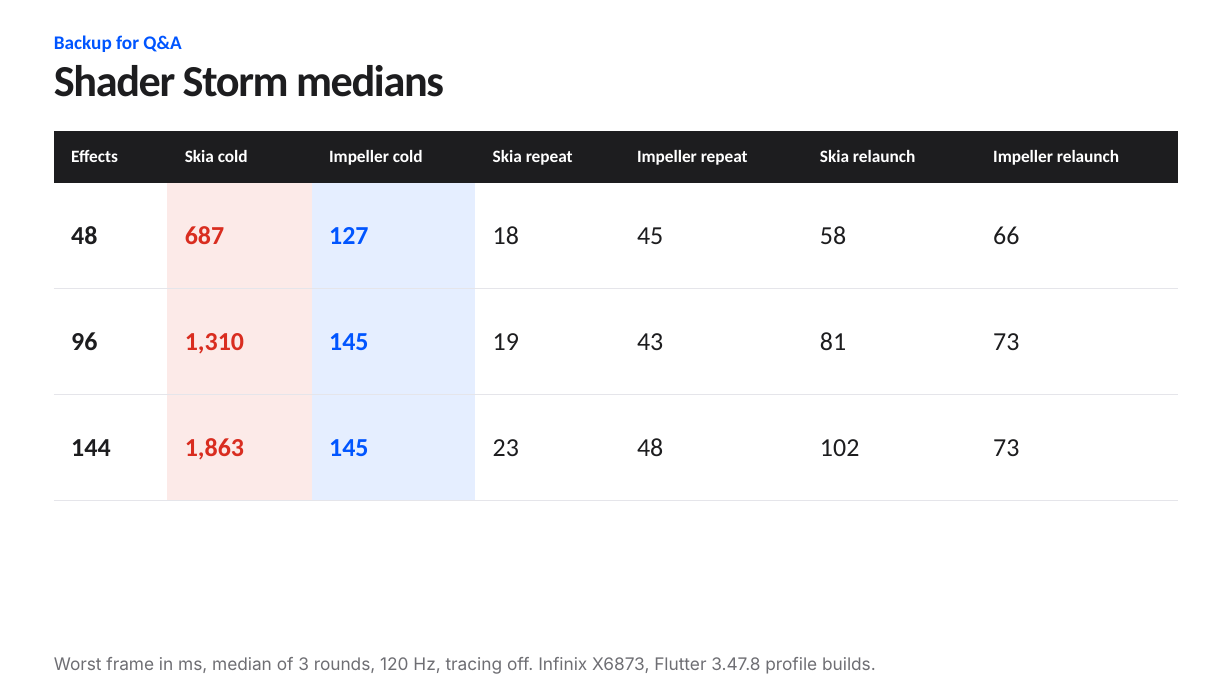
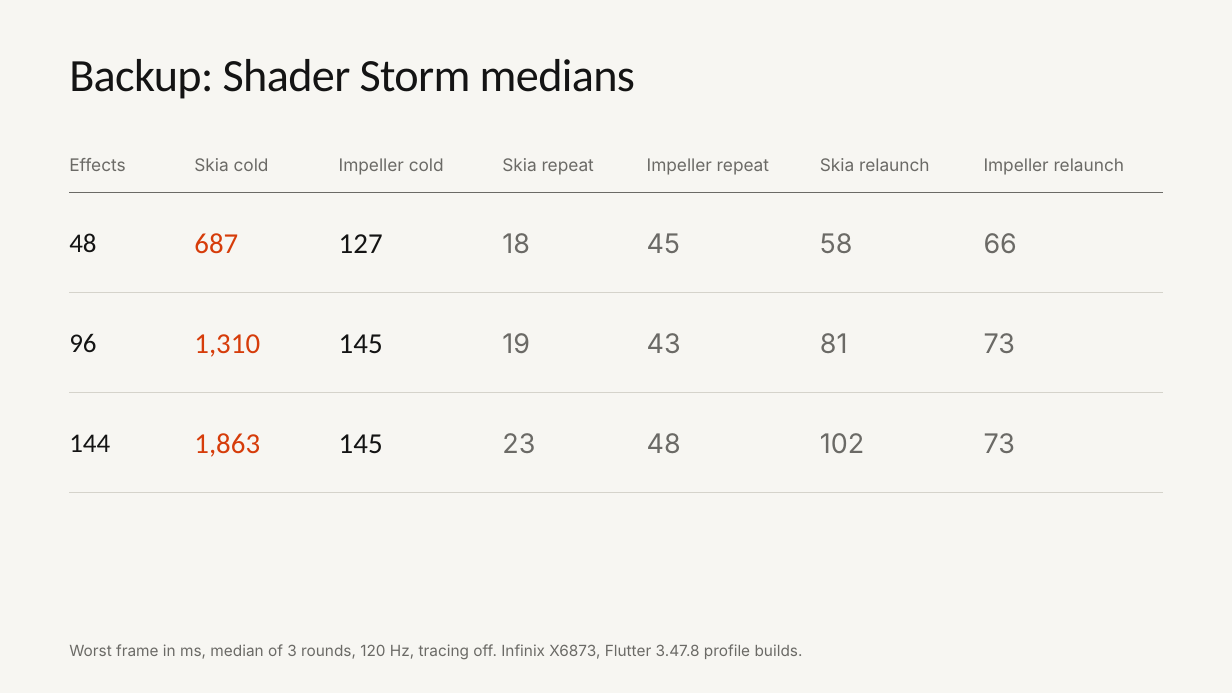
Before and after one commit to cm-collins/fluttercon-demo-app, a slide deck: slide 33 of docs/talk/slides/beyond-skia.pptx. Drawn at 1232x693 pixels with LibreOffice and Linux fonts; fonts in the diff are those of the drawing; background and template pictures are left out. Boxes give left, top, right and bottom in pixels: in the first picture for what was removed or moved away, otherwise in the second. Text is boxed around its words. In the diff, an @@ line names an element or a change of style, - is before the commit and + after.

```diff
--- a/docs/talk/slides/beyond-skia.pptx
+++ b/docs/talk/slides/beyond-skia.pptx
@@ background #FFFFFF to #F7F6F2 @@
@@ text removed at <box>54,35,181,52</box> @@
-Backup for Q&A
@@ title at <box>69,59,635,99</box>: text changed; size 34.5 to 36 pt; text colour #1D1D1F to #141414; bold off @@
-Shader Storm medians
+Backup: Shader Storm medians
@@ table at <box>69,137,1163,493</box> @@
@@ fill #1D1D1F to none in row 1 @@
@@ fill #FCEAE8 to none in 3 cells @@
@@ fill #E6EEFF to none in 3 cells @@
@@ font Calibri to Inter in "Effects", "Skia cold", "Impeller cold", "Skia repeat" and 15 more places @@
@@ text colour #FFFFFF to #6B6A66 in "Effects", "Skia cold", "Impeller cold", "Skia repeat" and 3 more places @@
@@ bold off in "Effects", "Skia cold", "Impeller cold", "Skia repeat" and 12 more places @@
@@ size 20.2 to 21 pt in "48", "18", "45", "58" and 11 more places @@
@@ text colour #1D1D1F to #141414 in "48", "96", "144" @@
@@ size 20.2 to 22.5 pt in "687", "127", "1,310", "145" and 2 more places @@
@@ text colour #D92D20 to #D63C0A in "687", "1,310", "1,863" @@
@@ text colour #0055FF to #141414 in "127", "145", "145" @@
@@ text colour #1D1D1F to #6B6A66 in "18", "45", "58", "66" and 8 more places @@
@@ line spacing 0.96 to 1.05 @@
@@ borders changed @@
@@ table: place and size @@
-table at <box>54,131,1178,501</box>
+table at <box>69,137,1163,493</box>
@@ text "Worst frame in ms, median ...": place and size @@
-text "Worst frame in ms, median ..." at <box>54,657,876,674</box>
+text "Worst frame in ms, median ..." at <box>69,644,803,659</box>
@@ text "Worst frame in ms, median ..." at <box>69,644,803,659</box>: size 13.5 to 12 pt, text colour #6E6E73 to #6B6A66 @@
```
Also in this commit, not shown: 31 other slides changed, 2 slides added, 2 slides removed, 56 other files.
